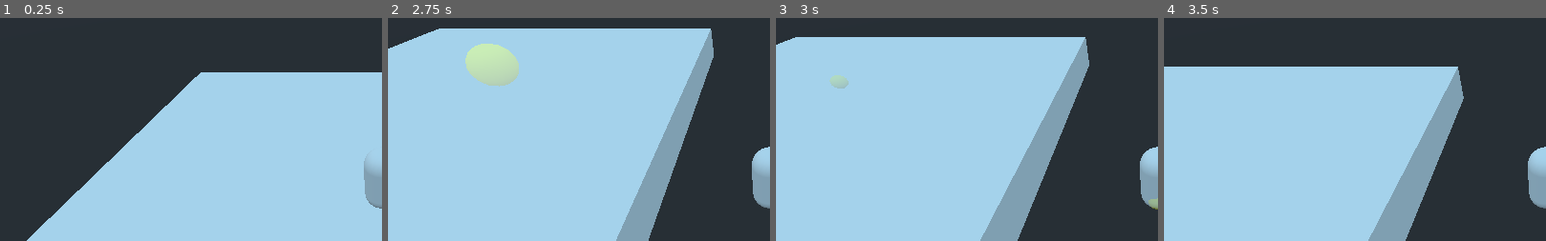
Above: before the commit, frames 1-4 (left to right).
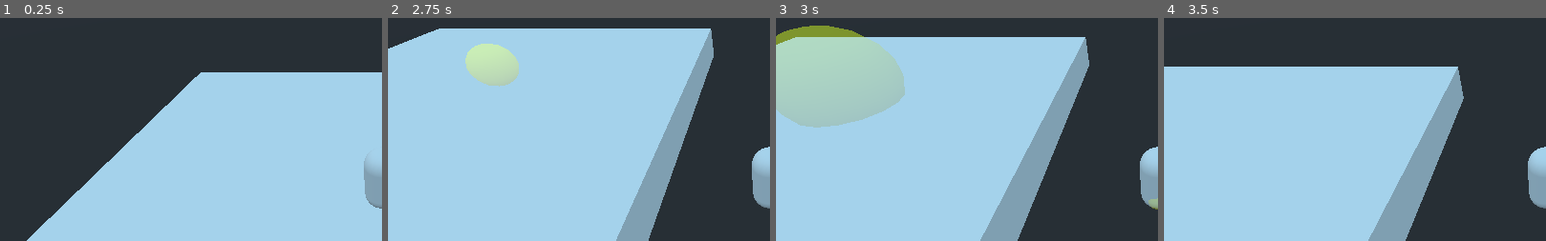
Above: after the commit, the same moments.

Repository: avinanick/WizardArenaGame
Game: Godot game, scene res://Arenas/ArenaGround.tscn
Same seed, same stepped clock (60 frames per second), same inputs: the game is played once before the commit and once after it. The project has no main scene, so this scene is started directly.
Inputs (mouse positions are % of the whole screen's width and height, from its top left):
- Up to frame 1 (0.25 s): no input
- Up to frame 2 (2.75 s): tap Enter at 0.5 s; move the mouse to (72, 45) at 0.52 s; hold D (move_right) 0.53-1.28 s; tap 1 (cast_spell_one) at 0.6 s; move the mouse to (30, 55) at 1.27 s; hold S (move_down) 1.28-2.03 s; tap 3 (cast_spell_three) at 1.35 s; move the mouse to (60, 28) at 2.02 s; hold D (move_right) from 2.03 s (still down); tap 2 (cast_spell_two) at 2.1 s
- Up to frame 3 (3 s): move the mouse to (45, 70) at 2.77 s; release D (move_right) at 2.78 s; hold W (move_up) from 2.78 s (still down); tap 1 (cast_spell_one) at 2.85 s
- Up to frame 4 (3.5 s): keep holding W (move_up)
The pictures show only the part of the screen within x 0-50%, y 19-69%; the shares and areas given below are measured in that part.

Frames 1-2 are identical in both runs. In frame 3, 12% of the frame differs, in the area x 0-34%, y 3-50%; in frame 4, nothing differs.

Commit message:
I need to manually make the mesh unique for each light bomb effect, annoying.

Diff:
--- a/Spells/LightBombEffect.gd
+++ b/Spells/LightBombEffect.gd
@@ -6,6 +6,8 @@
 
 # Called when the node enters the scene tree for the first time.
 func _ready():
+	var unique_mesh = $MeshInstance.mesh.duplicate()
+	$MeshInstance.mesh = unique_mesh
 	pass # Replace with function body.
 
 
@@ -14,6 +16,7 @@
 #	pass
 
 func activate_effect():
+	print("Detonating ", self.name)
 	$AnimationPlayer.play("detonate")
 	detonating = true
 	var bodies_within = $Area.get_overlapping_bodies()
--- a/Spells/LightBombEffect.tscn
+++ b/Spells/LightBombEffect.tscn
@@ -3,17 +3,17 @@
 [ext_resource path="res://Spells/SpellEffect.tscn" type="PackedScene" id=1]
 [ext_resource path="res://Spells/LightBombEffect.gd" type="Script" id=2]
 
-[sub_resource type="SpatialMaterial" id=6]
+[sub_resource type="SpatialMaterial" id=1]
 flags_transparent = true
-albedo_color = Color( 1, 0.984314, 0, 0.472321 )
+albedo_color = Color( 1, 0.984314, 0, 0.483371 )
 emission_enabled = true
 emission = Color( 0.992157, 1, 0, 1 )
-emission_energy = 0.418605
+emission_energy = 0.438448
 emission_operator = 0
 emission_on_uv2 = false
 
-[sub_resource type="SphereMesh" id=7]
-material = SubResource( 6 )
+[sub_resource type="SphereMesh" id=2]
+material = SubResource( 1 )
 radius = 0.3
 height = 0.6
 radial_segments = 16
Not shown: 1 places in Spells/LightBombEffect.tscn that only renumber resources
